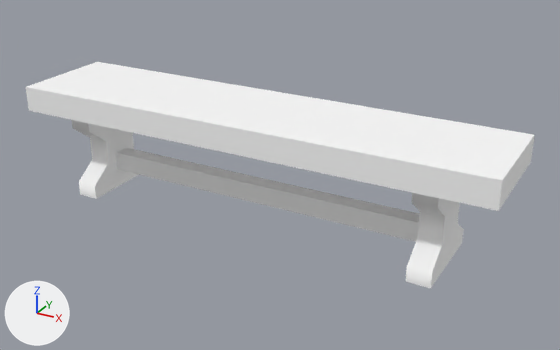
What one commit did to the glTF model assets/synty/simple_fantasy/models/SF_Prop_Elven_Bench_01.glb.
Both versions are drawn from a 50 mm camera at (0.0271, -0.0459, 0.0269) aimed at (0.0015, 0.0005, 0.0036). Every picture has the same lights, and +X, +Y and +Z are marked at lower left.

Names of what the first picture shows: 'SF_Prop_Elven_Bench_01'.
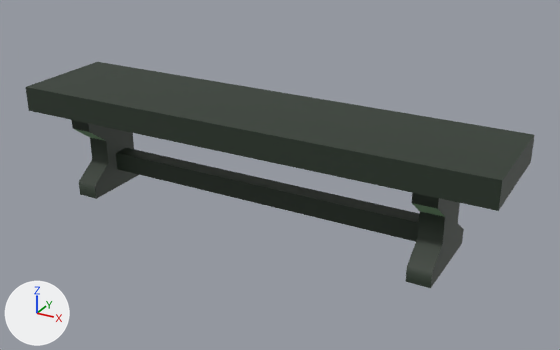
Changed parts and their boxes [x1, y1, x2, y2] in the pictures (560 x 350 px):
'SF_Prop_Elven_Bench_01', surface changed (white to grey): [26, 62, 535, 288] in both

The change in detail:
Picture 'Undead_Footman_01' (img_undead_footman_01) is new.
In material 'lambert2' (mat_lambert2), base_color is no longer (1.0, 1.0, 1.0), white #ffffff.
In material 'lambert2' (mat_lambert2), texture is now set to img_undead_footman_01.
